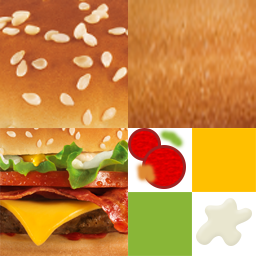
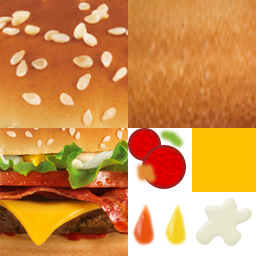
Layer changes from the first 256px x 256px image to the second:
added layer "Layer 6" above "Layer 4" over <box>132,201,187,246</box>
painted on "Layer 4" over <box>128,192,192,256</box>
